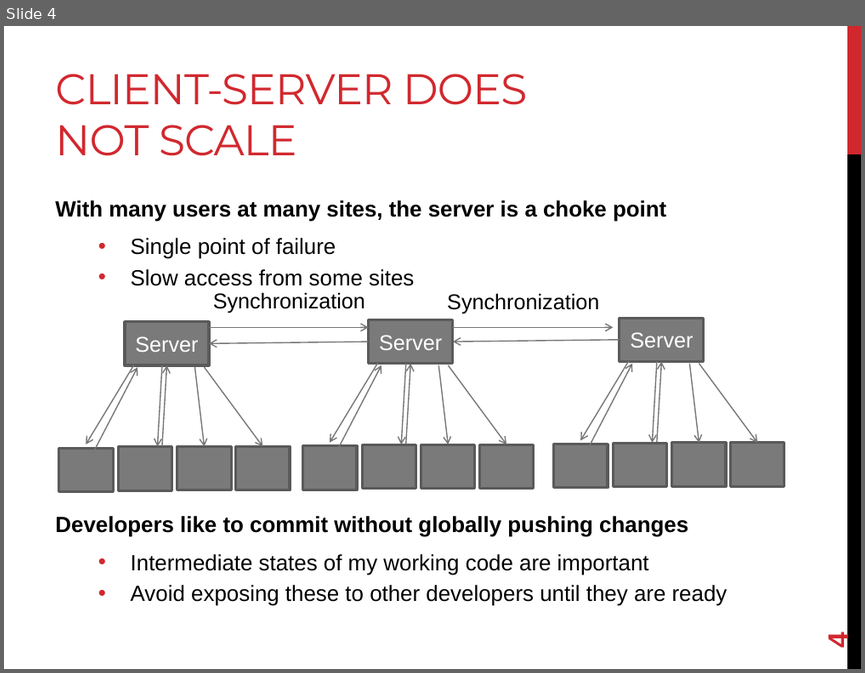
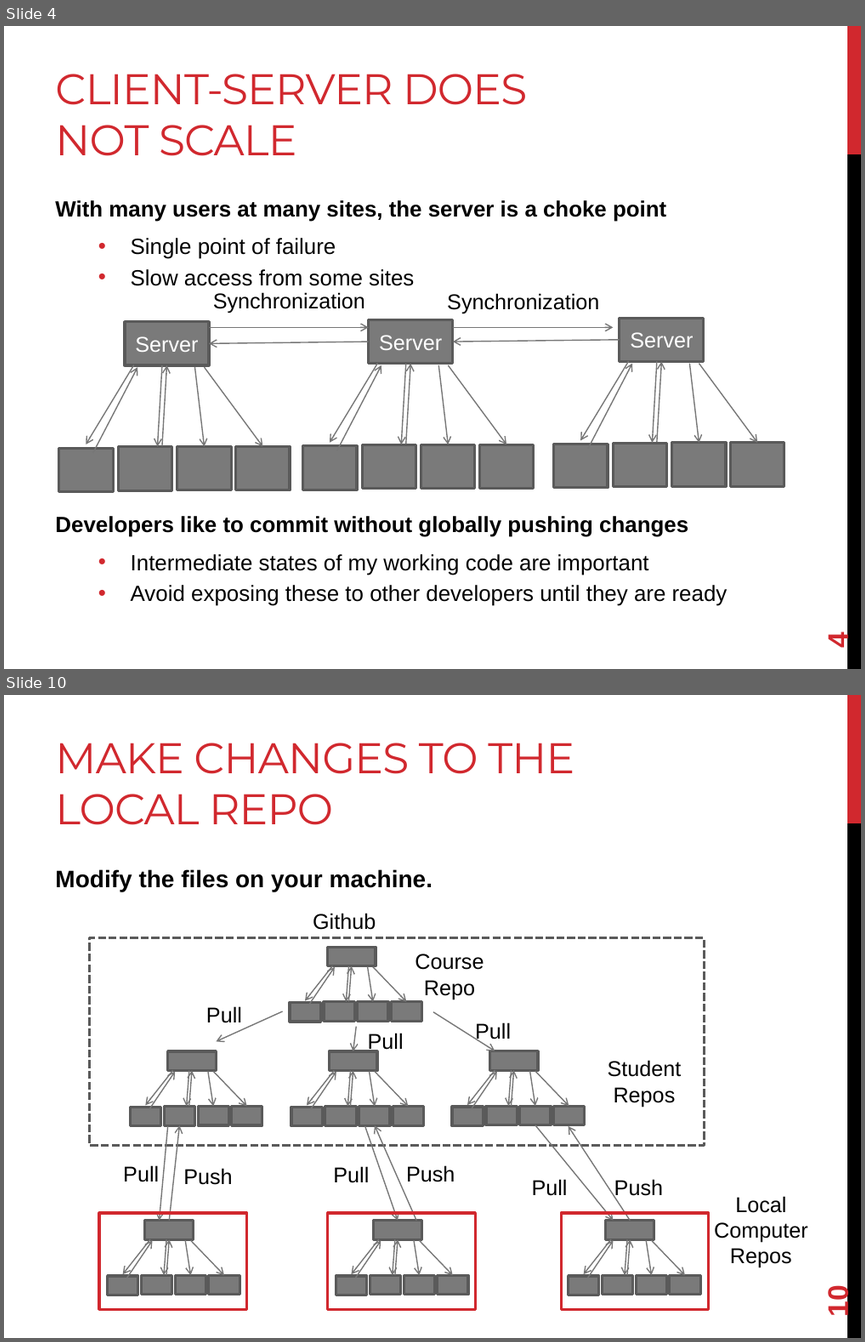
Before and after one commit to joshpeterson/DevelopingConcurrentSoftware, a slide deck: Lectures/Introduction to Distributed Version Control/Introduction to Distributed Version Control.pptx. Shown one above the other, each under a label of ours: slide 4 before the commit, slides 4 and 10 after it; the slides between them are not shown. The pictures are 865x673 and 865x1342 pixels, drawn with LibreOffice and Linux fonts; fonts in the diff are those of the drawing. Boxes give left, top, right and bottom in pixels: in the first picture for what was removed or moved away, otherwise in the second. Text is boxed around its words. In the diff, an @@ line names an element or a change of style, - is before the commit and + after.

```diff
--- a/Lectures/Introduction to Distributed Version Control/Introduction to Distributed Version Control.pptx
+++ b/Lectures/Introduction to Distributed Version Control/Introduction to Distributed Version Control.pptx
@@ slide 10 added at (x1=4, y1=695, x2=861, y2=1338), background #FFFFFF; not listed: 2 template elements that a slide beside it also shows @@
@@ title added at (x1=55, y1=743, x2=574, y2=825), 36 pt, text #D1282E @@
+MAKE CHANGES TO THE LOCAL REPO
@@ text added at (x1=55, y1=869, x2=432, y2=891), 20 pt, text #000000, bold @@
+Modify the files on your machine.
@@ group added at (x1=90, y1=913, x2=808, y2=1295): 51 arrows, 36 rectangles, 13 texts @@
+Github
+Course Repo
+Student Repos
+Pull
+Pull
+Pull
+Pull
+Pull
+Pull
+Push
+Push
+Push
+Local Computer Repos
@@ rectangle added at (x1=99, y1=1213, x2=246, y2=1309), outline #D1282E 2.25 pt @@
@@ rectangle added at (x1=328, y1=1213, x2=475, y2=1309), outline #D1282E 2.25 pt @@
@@ rectangle added at (x1=561, y1=1213, x2=709, y2=1309), outline #D1282E 2.25 pt @@
@@ page number added at (x1=822, y1=1287, x2=854, y2=1315), 24 pt, text #D1282E, bold @@
+10
```
Also in this commit, not shown: 6 other slides added.
